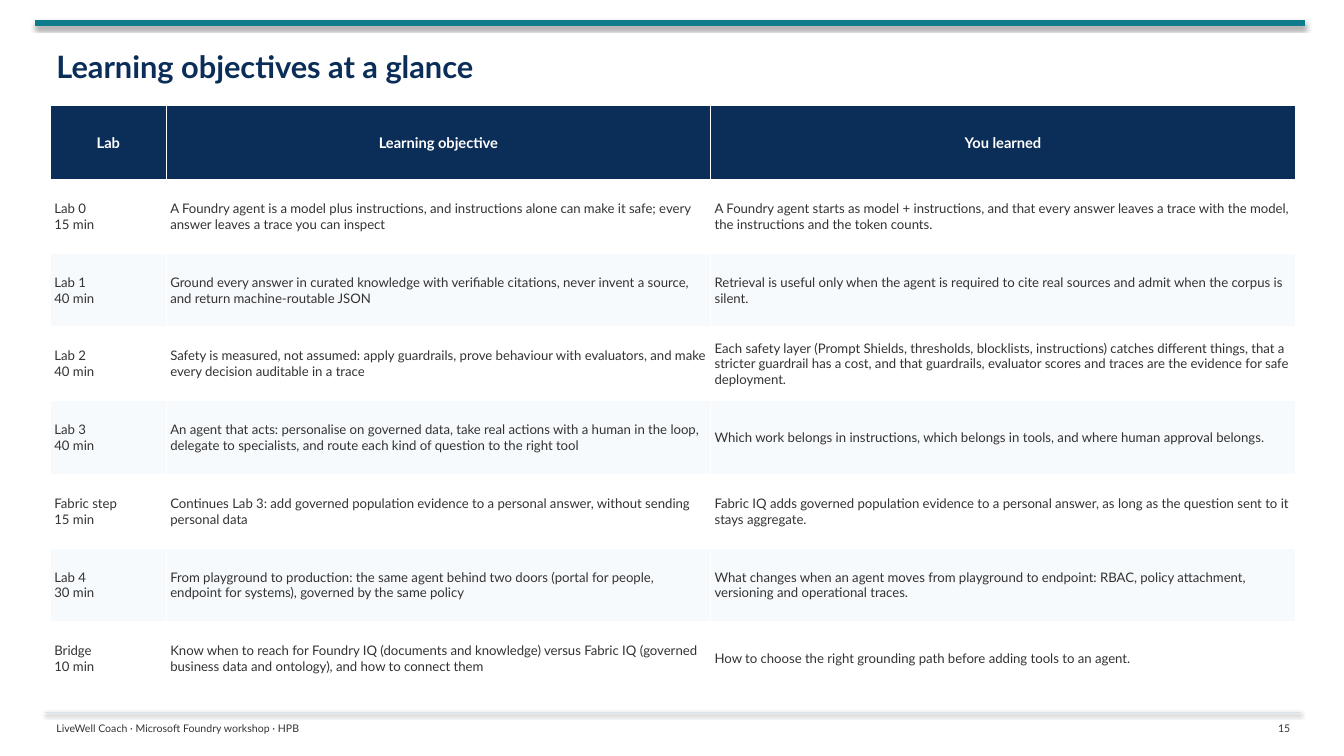
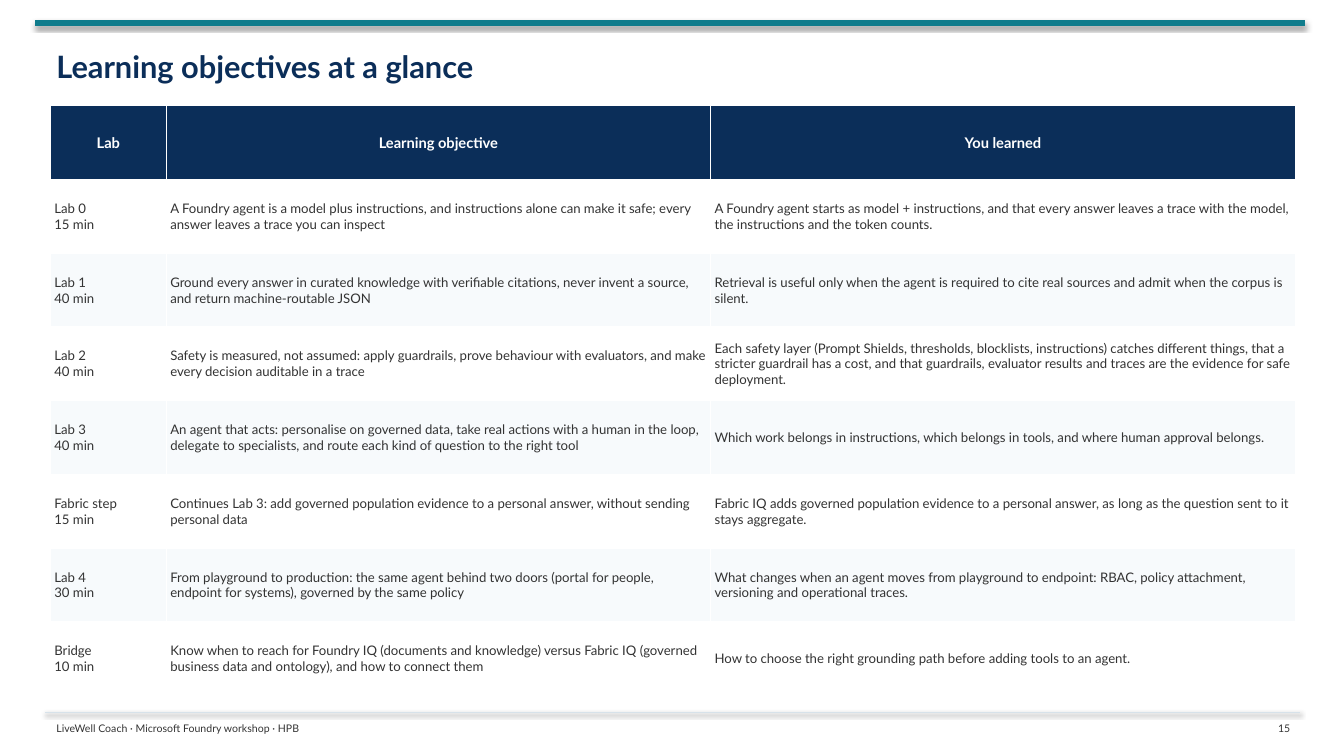
Before and after one commit to tonirex/hpb-foundry-workshop, a slide deck: slide 15 of deck/LiveWell-Lab-Flow.pptx. Drawn at 1344x756 pixels with LibreOffice and Linux fonts; fonts in the diff are those of the drawing. Boxes give left, top, right and bottom in pixels: in the first picture for what was removed or moved away, otherwise in the second. Text is boxed around its words. In the diff, an @@ line names an element or a change of style, - is before the commit and + after.

```diff
--- a/deck/LiveWell-Lab-Flow.pptx
+++ b/deck/LiveWell-Lab-Flow.pptx
@@ table at (50,106,1296,696) @@
-row 4, column 3: Each safety layer (Prompt Shields, thresholds, blocklists, instructions) catches different things, that a stricter guardrail has a cost, and that guardrails, evaluator scores and traces are the evidence for safe deployment.
+row 4, column 3: Each safety layer (Prompt Shields, thresholds, blocklists, instructions) catches different things, that a stricter guardrail has a cost, and that guardrails, evaluator results and traces are the evidence for safe deployment.
```
Also in this commit, not shown: 2 other slides changed, 22 other files.
